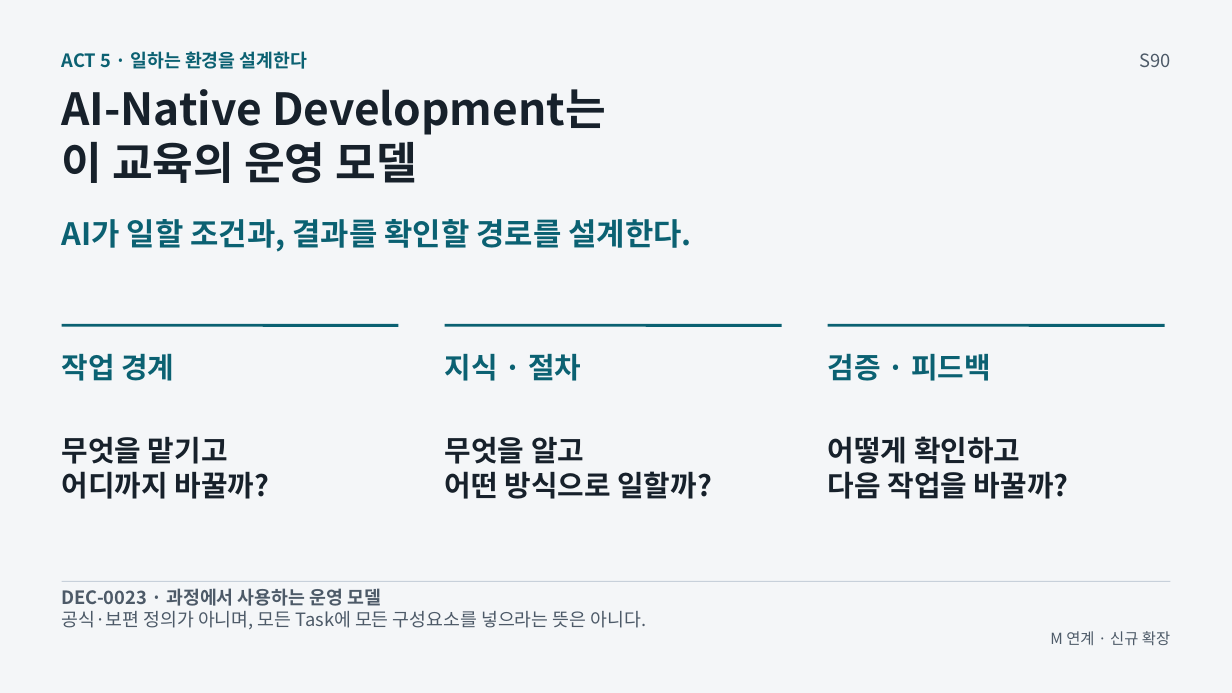
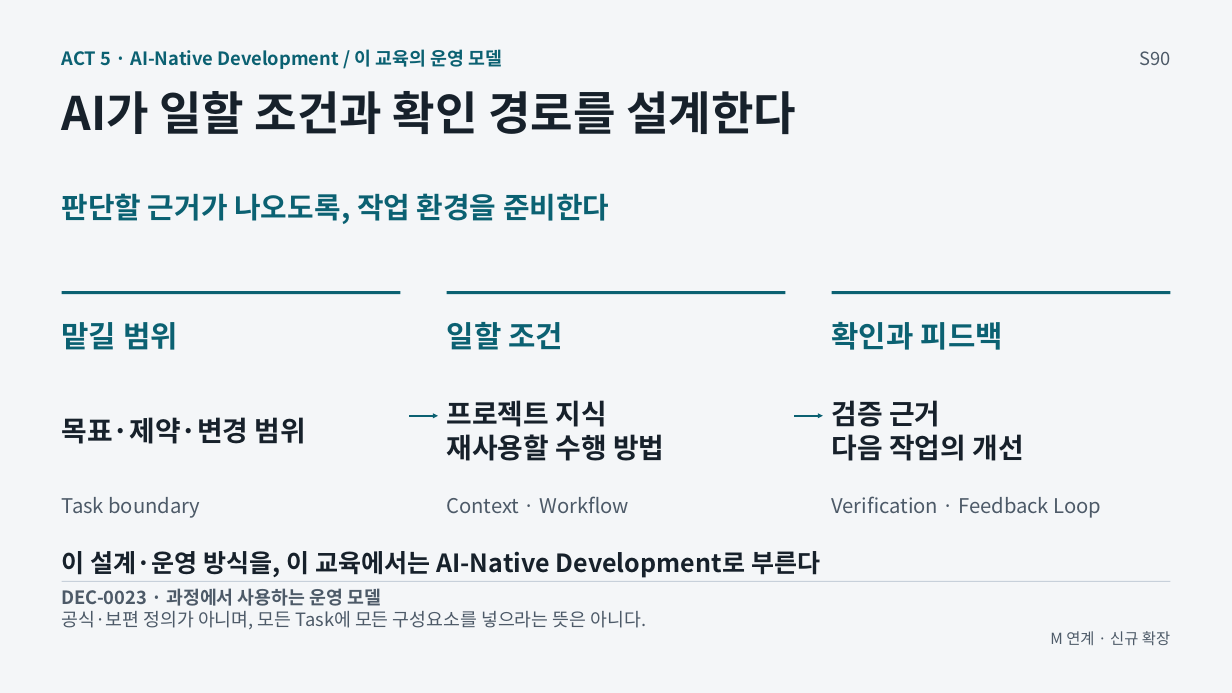
Before and after one commit to GideokKim/ai-dev-training, a slide deck: slide 5 of production/ACT_5.pptx. Drawn at 1232x693 pixels with LibreOffice and Linux fonts; fonts in the diff are those of the drawing. Boxes give left, top, right and bottom in pixels: in the first picture for what was removed or moved away, otherwise in the second. Text is boxed around its words. In the diff, an @@ line names an element or a change of style, - is before the commit and + after.

```diff
--- a/production/ACT_5.pptx
+++ b/production/ACT_5.pptx
@@ text at (62,49,502,69): text changed; size 34.5 to 14.2 pt; text colour #17212B to #0B6172 @@
-AI-Native Development는
-이 교육의 운영 모델
+ACT 5 · AI-Native Development / 이 교육의 운영 모델
@@ text at (62,91,796,134): text changed; size 14.2 to 36 pt; text colour #0B6172 to #17212B @@
-ACT 5 · 일하는 환경을 설계한다
+AI가 일할 조건과 확인 경로를 설계한다
@@ text at (62,193,609,224): text changed; size 24 to 22.5 pt @@
-AI가 일할 조건과, 결과를 확인할 경로를 설계한다.
+판단할 근거가 나오도록, 작업 환경을 준비한다
@@ line moved from (62, 325) - (398, 325) to (62, 293) - (400, 293) @@
@@ line moved from (445, 325) - (782, 325) to (446, 293) - (786, 293) @@
@@ line moved from (828, 325) - (1165, 325) to (832, 293) - (1171, 293) @@
@@ text at (62,322,178,350): text changed; size 22.5 to 23.2 pt @@
-작업 경계
+맡길 범위
@@ text added at (447,322,563,350), 23.2 pt, text #0B6172, bold @@
+일할 조건
@@ text at (832,322,1003,350): text changed; size 22.5 to 23.2 pt @@
-검증 · 피드백
+확인과 피드백
@@ text removed at (445,354,581,381) @@
-지식 · 절차
@@ text at (62,417,306,444): text changed; size 22.5 to 21.8 pt @@
-무엇을 맡기고
-어디까지 바꿀까?
+목표·제약·변경 범위
@@ arrow added from (409, 416) to (438, 416), #0B6172 1.88 pt @@
@@ text added at (447,400,664,461), 21.8 pt, text #17212B, bold @@
+프로젝트 지식
+재사용할 수행 방법
@@ arrow added from (794, 416) to (823, 416), #0B6172 1.88 pt @@
@@ text at (832,400,1023,461): text changed; size 22.5 to 21.8 pt @@
-어떻게 확인하고
-다음 작업을 바꿀까?
+검증 근거
+다음 작업의 개선
@@ text removed at (445,437,712,499) @@
-무엇을 알고
-어떤 방식으로 일할까?
@@ text added at (62,497,200,518), 15.8 pt, text #4D5A68 @@
+Task boundary
@@ text added at (447,496,630,513), 15.8 pt, text #4D5A68 @@
+Context · Workflow
@@ text added at (832,496,1102,518), 15.8 pt, text #4D5A68 @@
+Verification · Feedback Loop
@@ text added at (62,551,820,578), 19.5 pt, text #17212B, bold @@
+이 설계·운영 방식을, 이 교육에서는 AI-Native Development로 부른다
```
Also in this commit, not shown: 7 other slides changed, 47 other files.
